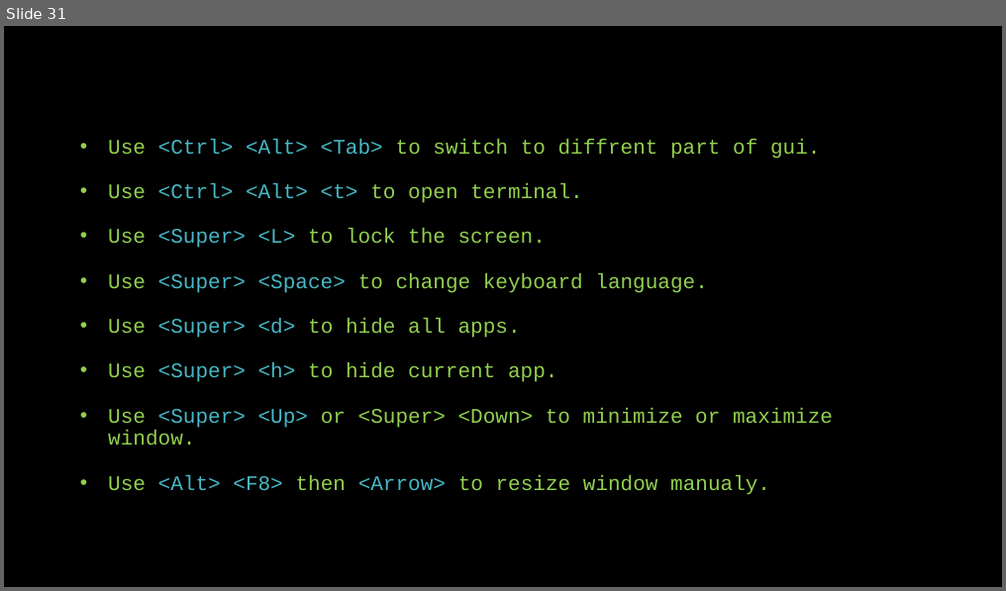
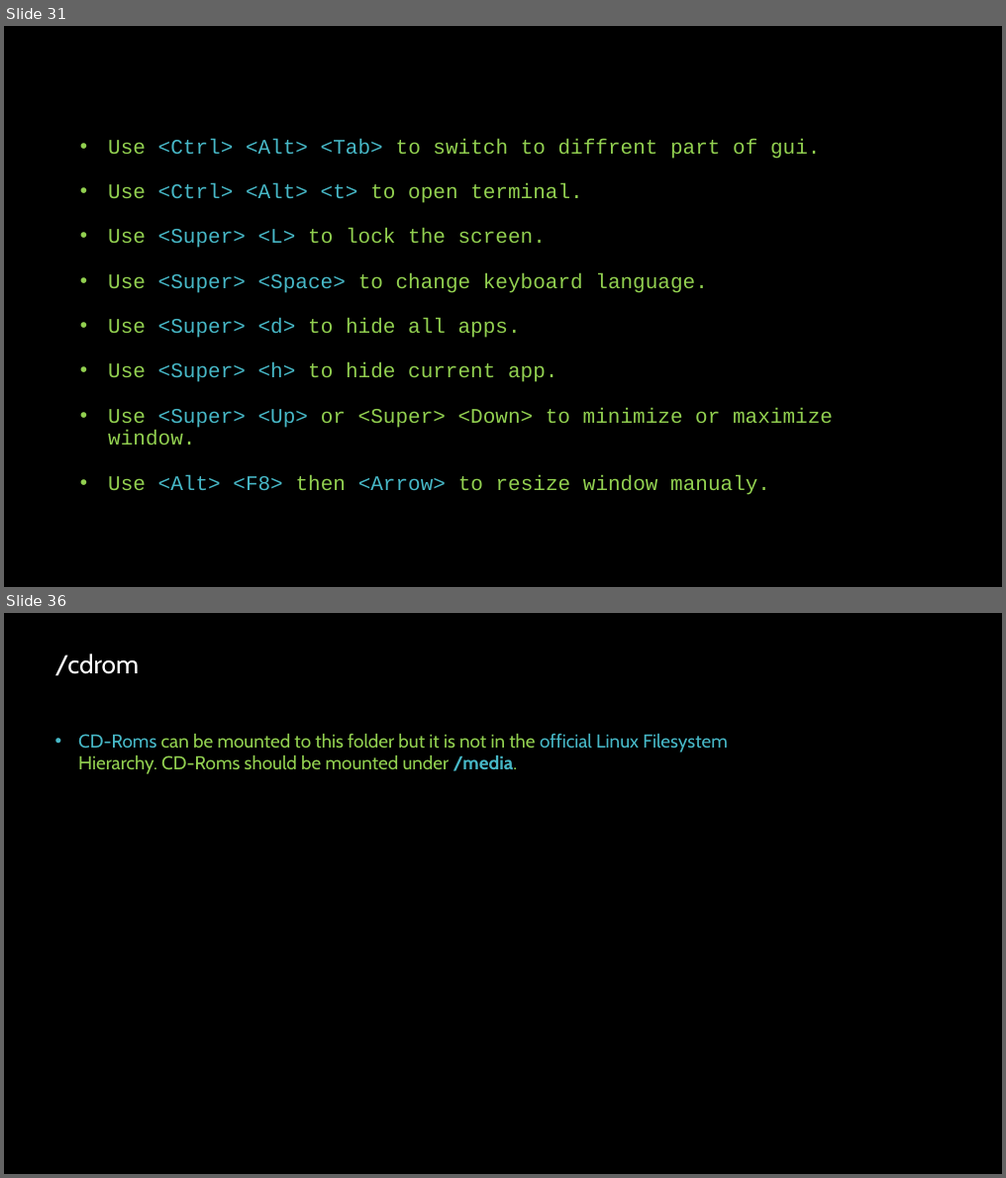
Before and after one commit to linuxfestival/introduction-to-linux-resources, a slide deck: PowerPoint/amirkabir_linux_festival.pptx. Shown one above the other, each under a label of ours: slide 31 before the commit, slides 31 and 36 after it; the slides between them are not shown. The pictures are 1006x591 and 1006x1178 pixels, drawn with LibreOffice and Linux fonts; fonts in the diff are those of the drawing. Boxes give left, top, right and bottom in pixels: in the first picture for what was removed or moved away, otherwise in the second. Text is boxed around its words. In the diff, an @@ line names an element or a change of style, - is before the commit and + after.

Commit message:
Started linux filesystem

```diff
--- a/PowerPoint/amirkabir_linux_festival.pptx
+++ b/PowerPoint/amirkabir_linux_festival.pptx
@@ slide 36 added at (4, 613, 1002, 1174), background #000000 @@
@@ text added at (55, 654, 140, 676), 25 pt, text #FFFFFF @@
+/cdrom
@@ text added at (78, 734, 727, 774), 18 pt, text #92D050 @@
+• CD-Roms can be mounted to this folder but it is not in the official Linux Filesystem Hierarchy. CD-Roms should be mounted under /media.
```
Also in this commit, not shown: 1 slide changed, 6 other slides added.
